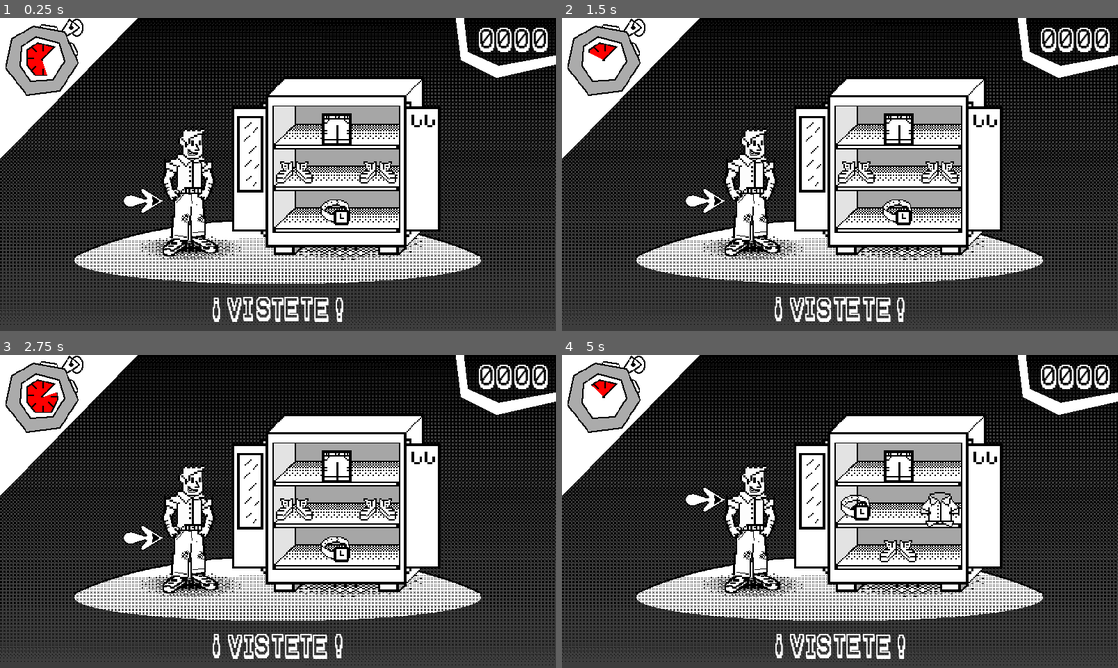
Above: before the commit, frames 1-4 (two rows, left to right).
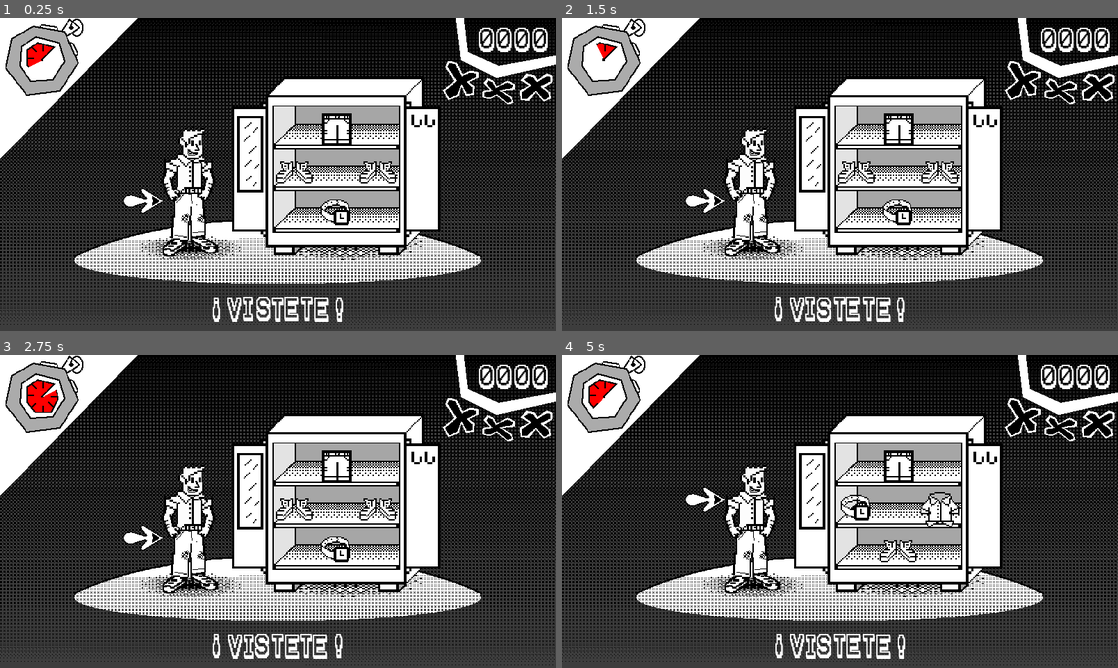
Above: after the commit, the same moments.

Repository: musiualejo/GJB24
Game: Godot game, scene res://scenes/main.tscn
Two runs of this game, one before a commit and one after it. Both use one fixed random seed, a clock stepped at 60 frames per second and the inputs below.
Inputs:
- Up to frame 1 (0.25 s): no input
- Up to frame 2 (1.5 s): hold Right (ui_right) 0.53-1.28 s; hold Down (ui_down) from 1.28 s (still down)
- Up to frame 3 (2.75 s): release Down (ui_down) at 2.03 s; hold Right (ui_right) from 2.03 s (still down)
- Up to frame 4 (5 s): release Right (ui_right) at 2.78 s; hold Up (ui_up) 2.78-3.53 s; hold Left (ui_left) from 3.53 s (still down)

The runs differ from the first frame. In frame 1, 0.7% of the frame differs, in the area x 5-100%, y 13-28%; in frame 2, 0.7%; in frame 3, 0.6%; in frame 4, 0.8%, in the area x 4-100%, y 9-28%.

Commit message:
Vidas y más sprites

Diff:
--- a/scenes/main.tscn
+++ b/scenes/main.tscn
@@ -7,6 +7,8 @@
 [ext_resource type="Texture2D" uid="uid://bqglb2llgk8re" path="res://sprites/ui/progreso_cronometro.png" id="4_mvppp"]
 [ext_resource type="Script" path="res://scripts/cronometro.gd" id="5_p87lc"]
 [ext_resource type="Script" path="res://scripts/verbo.gd" id="7_l4nrt"]
+[ext_resource type="Texture2D" uid="uid://dpluvvesaufjp" path="res://sprites/ui/crosses_frame.png" id="8_642uu"]
+[ext_resource type="Texture2D" uid="uid://b5uhupt5tu2ty" path="res://sprites/ui/crosses_redpng.png" id="9_6681w"]
 
 [node name="treeRoot" type="Node2D"]
 script = ExtResource("1_3c80d")
@@ -40,7 +42,7 @@
 offset_top = 32.6667
 offset_right = 96.6667
 offset_bottom = 96.6667
-max_value = 200.0
+max_value = 300.0
 value = 150.0
 rounded = true
 fill_mode = 5
@@ -76,3 +78,15 @@
 bbcode_enabled = true
 text = "[shake rate=30.0 level=15 connected=1][center]¡ BLANK ![/center][/shake]"
 script = ExtResource("7_l4nrt")
+
+[node name="vidas" type="TextureProgressBar" parent="ui"]
+z_index = 2
+layout_mode = 0
+offset_left = 1019.0
+offset_top = 84.0
+offset_right = 1275.0
+offset_bottom = 212.0
+max_value = 3.0
+fill_mode = 1
+texture_under = ExtResource("8_642uu")
+texture_progress = ExtResource("9_6681w")
--- a/scripts/main.gd
+++ b/scripts/main.gd
@@ -2,8 +2,13 @@
 
 #VARIABLES
 
+var score = 0
+var vidas = 3
+
 var ritmo = 1
 var verbo := "espera"
+
+# NODOS
 
 var nMinijuego
 var nVerbo
Not shown: 1 places in scenes/main.tscn that only renumber resources
Binary file added: sprites/personaje/head_sleepy.png
Not shown, added: sprites/personaje/head_sleepy.png.import
Binary file added: sprites/personaje/piernas_sleepy.png
Not shown, added: sprites/personaje/piernas_sleepy.png.import
Binary file added: sprites/personaje/pies_sleepy.png
Not shown, added: sprites/personaje/pies_sleepy.png.import
Binary file added: sprites/personaje/torso_sleepy.png
Not shown, added: sprites/personaje/torso_sleepy.png.import
Binary file added: sprites/ui/crosses_frame.png
Not shown, added: sprites/ui/crosses_frame.png.import
Binary file added: sprites/ui/crosses_redpng.png
(and 1 more such lines)
